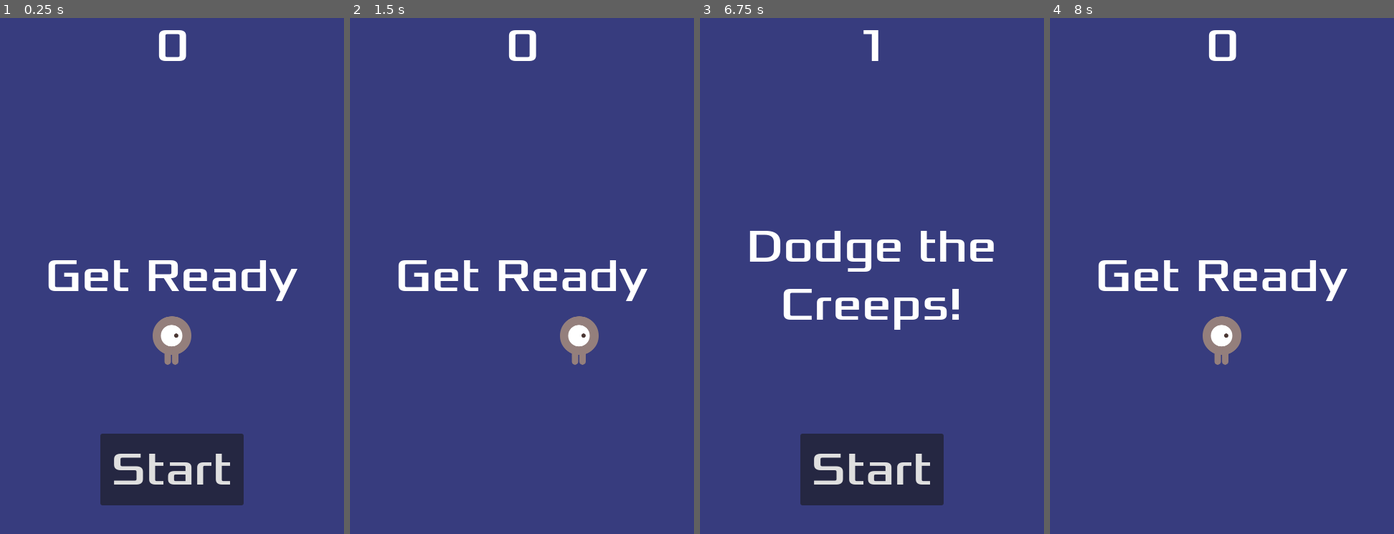
Above: before the commit, frames 1-4 (left to right).
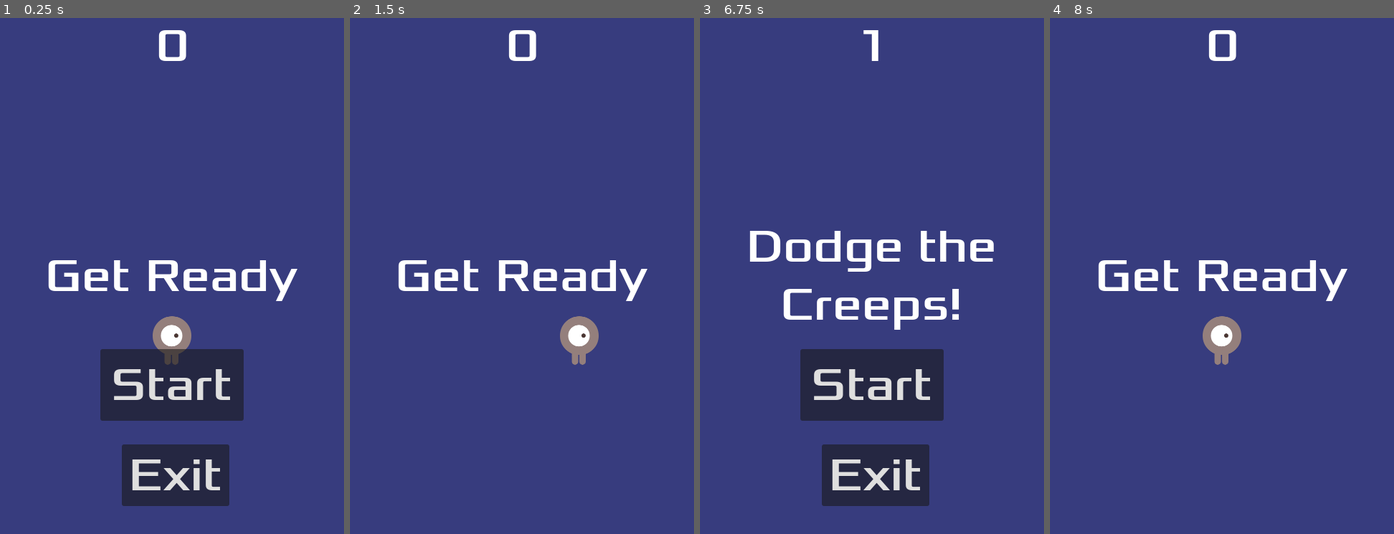
Above: after the commit, the same moments.

Repository: KLVA1217/your_first_2d_game
Game: Godot game, scene res://main.tscn
Same seed, same stepped clock (60 frames per second), same inputs: the game is played once before the commit and once after it.
Inputs:
- Up to frame 1 (0.25 s): no input
- Up to frame 2 (1.5 s): click "Start" at 0.5 s; tap Enter at 1.25 s; hold Right (move_right) from 1.28 s (still down)
- Up to frame 3 (6.75 s): release Right (move_right) at 2.03 s; hold Down (move_down) 2.03-2.78 s; hold Right (move_right) 2.78-3.53 s; hold Up (move_up) 3.53-4.28 s; hold Left (move_left) 4.28-5.78 s; tap Space at 5 s; hold Down (move_down) 5.78-6.53 s; tap Enter at 6.5 s; hold Right (move_right) from 6.53 s (still down)
- Up to frame 4 (8 s): release Right (move_right) at 7.25 s; click "Start" at 7.25 s

The runs differ from the first frame. In frame 1, 9.0% of the frame differs, in the area x 29-71%, y 64-95%; in frame 2, nothing differs; in frame 3, 9.0%; in frame 4, nothing differs.

Commit message:
Implemented Exit Button

Diff:
--- a/hud.gd
+++ b/hud.gd
@@ -26,13 +26,18 @@
 	# Make a one-shot timer and wait for it to finish.
 	await get_tree().create_timer(1.0).timeout
 	$StartButton.show()
+	$ExitButton.show()
 
 func update_score(score):
 	$ScoreLabel.text = str(score)
 
 func _on_start_button_pressed() -> void:
 	$StartButton.hide()
+	$ExitButton.hide()
 	start_game.emit()
 
 func _on_message_timer_timeout() -> void:
 	$Message.hide()
+
+func _on_exit_button_pressed() -> void:
+	get_tree().quit()
--- a/hud.tscn
+++ b/hud.tscn
@@ -52,9 +52,9 @@
 anchor_right = 0.5
 anchor_bottom = 1.0
 offset_left = -100.0
-offset_top = -140.0
+offset_top = -258.0
 offset_right = 100.0
-offset_bottom = -40.0
+offset_bottom = -158.0
 grow_horizontal = 2
 grow_vertical = 0
 theme_override_fonts/font = ExtResource("1_ug3fv")
@@ -62,9 +62,26 @@
 shortcut = SubResource("Shortcut_wcemb")
 text = "Start"
 
+[node name="ExitButton" type="Button" parent="."]
+anchors_preset = 7
+anchor_left = 0.5
+anchor_top = 1.0
+anchor_right = 0.5
+anchor_bottom = 1.0
+offset_left = -70.0
+offset_top = -125.0
+offset_right = 80.0
+offset_bottom = -39.0
+grow_horizontal = 2
+grow_vertical = 0
+theme_override_fonts/font = ExtResource("1_ug3fv")
+theme_override_font_sizes/font_size = 64
+text = "Exit"
+
 [node name="MessageTimer" type="Timer" parent="."]
 wait_time = 2.0
 one_shot = true
 
 [connection signal="pressed" from="StartButton" to="." method="_on_start_button_pressed"]
+[connection signal="pressed" from="ExitButton" to="." method="_on_exit_button_pressed"]
 [connection signal="timeout" from="MessageTimer" to="." method="_on_message_timer_timeout"]
